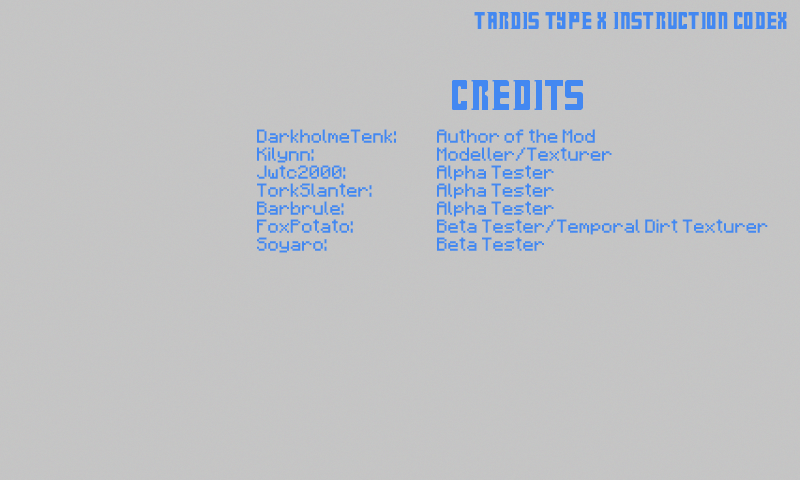
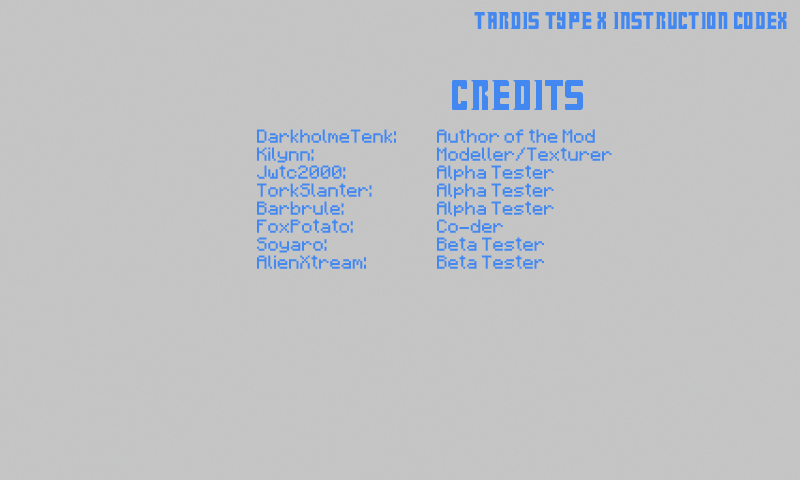
The second 800 × 480 image is a revision of the first. Changes to its layers:
renamed "Credits DarkholmeTenk: Author of the Mod Kilynn: Modeller" to "Credits DarkholmeTenk: Auth", painted on it over 257, 219, 768, 269
